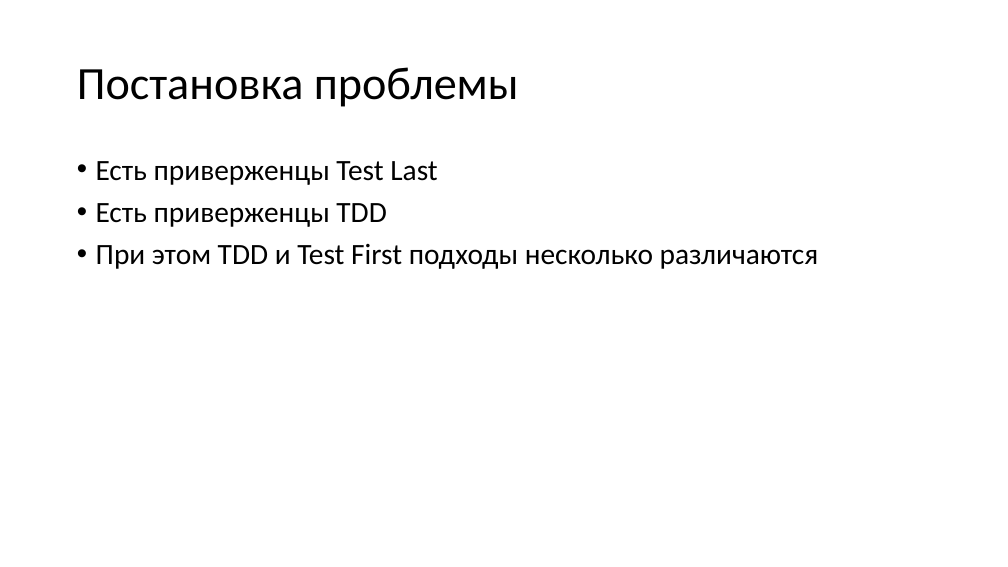
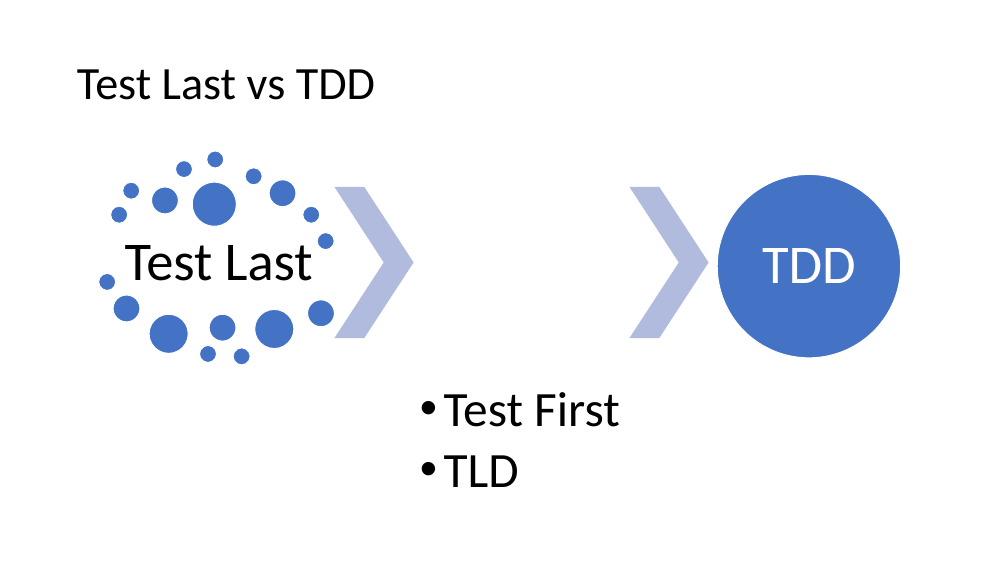
Before and after one commit to kugushev/presentations, a slide deck: slide 3 of Presentation.pptx. Drawn at 1008x567 pixels with LibreOffice and Linux fonts; fonts in the diff are those of the drawing. Boxes give left, top, right and bottom in pixels: in the first picture for what was removed or moved away, otherwise in the second. Text is boxed around its words. In the diff, an @@ line names an element or a change of style, - is before the commit and + after.

Commit message:
add first part of presentation

```diff
--- a/Presentation.pptx
+++ b/Presentation.pptx
@@ title at box(77, 69, 375, 100): text changed @@
-Постановка проблемы
+Test Last vs TDD
@@ text removed at box(96, 161, 819, 269) @@
-• Есть приверженцы Test Last
-• Есть приверженцы TDD
-• При этом TDD и Test First подходы несколько различаются
@@ group added at box(98, 151, 901, 487): 19 ellipses, 3 texts, 2 chevrons @@
+Test Last
+  • Test First
+  • TLD
+TDD
```
Also in this commit, not shown: 2 other slides changed, 6 slides added, 5 slides removed, 14 other files.
